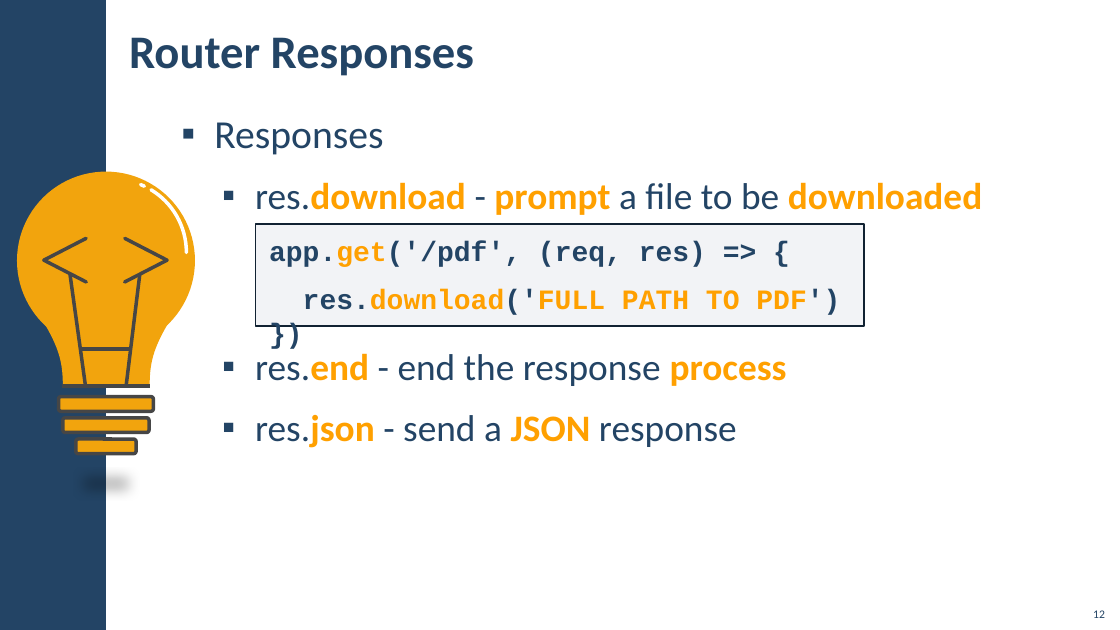
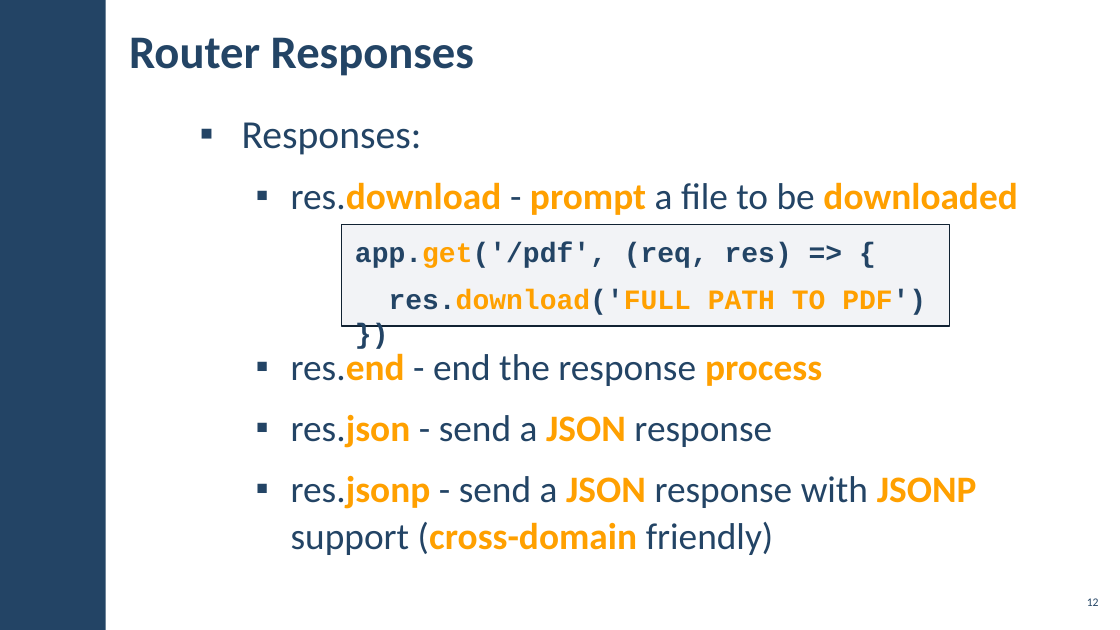
Before and after one commit to IvanVarbanov/SoftUni, a slide deck: slide 12 of JavaScript/05.JavaScript-Back-End/05.ExpressJS-and-Templating/03. ExpressJS-and-Templating.pptx. Drawn at 1120x630 pixels with LibreOffice and Linux fonts; fonts in the diff are those of the drawing; background and template pictures are left out. Boxes give left, top, right and bottom in pixels: in the first picture for what was removed or moved away, otherwise in the second. Text is boxed around its words. In the diff, an @@ line names an element or a change of style, - is before the commit and + after.

```diff
--- a/JavaScript/05.JavaScript-Back-End/05.ExpressJS-and-Templating/03. ExpressJS-and-Templating.pptx
+++ b/JavaScript/05.JavaScript-Back-End/05.ExpressJS-and-Templating/03. ExpressJS-and-Templating.pptx
@@ text "Responses:": place and size @@
-text "Responses:" at (214, 122, 982, 448)
+text "Responses:" at (242, 122, 1017, 555)
@@ text at (242, 122, 422, 155): text changed @@
-▪ Responses
+▪ Responses:
@@ text at (291, 182, 1017, 448): indent changed @@
@@ group removed at (17, 171, 195, 454): 7 lines, 3 rounded rectangles, 2 freeform shapes, 2 arc (boxed as its full ellipse)s, 1 ellipse @@
@@ rectangle "app.get('/pdf', (req, res) => {": place and size @@
-rectangle "app.get('/pdf', (req, res) => {" at (256, 224, 865, 326)
+rectangle "app.get('/pdf', (req, res) => {" at (342, 224, 950, 326)
@@ rectangle "app.get('/pdf', (req, res) => {" at (342, 224, 950, 326): more space between paragraphs; fill #ACB4C3 at 15% opacity to #ADB4C3 at 15% opacity; outline #112232 1 pt to #112233 1 pt @@
@@ line removed from (150, 386) to (62, 386) @@
@@ text at (291, 476, 977, 555): paragraph added @@
+  ▪ res.jsonp - send a JSON response with JSONP
+    support (cross-domain friendly)
@@ page number: place and size @@
-page number at (1093, 610, 1105, 618)
+page number at (1087, 598, 1099, 606)
@@ page number at (1087, 598, 1099, 606): vertical alignment bottom to middle @@
```
Also in this commit, not shown: 31 other slides changed, 7 slides added, 4 slides removed, 26 other files.
